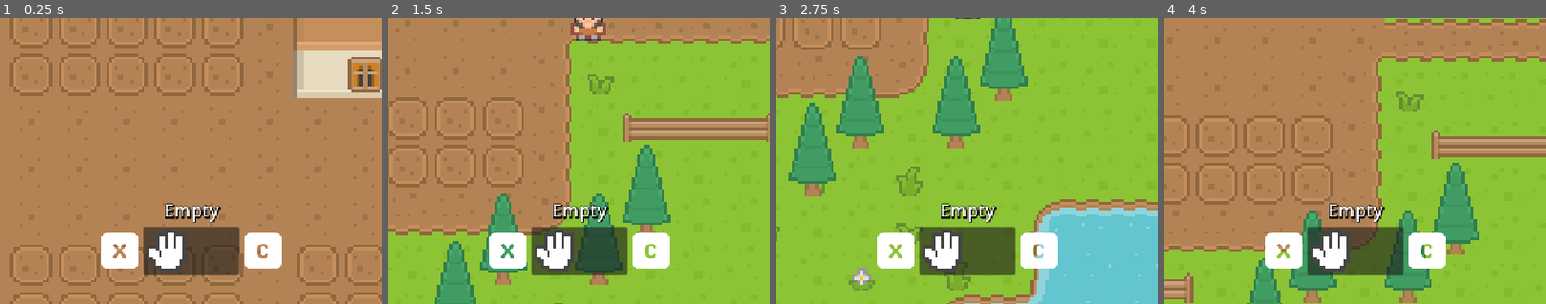
Above: before the commit, frames 1-4 (left to right).
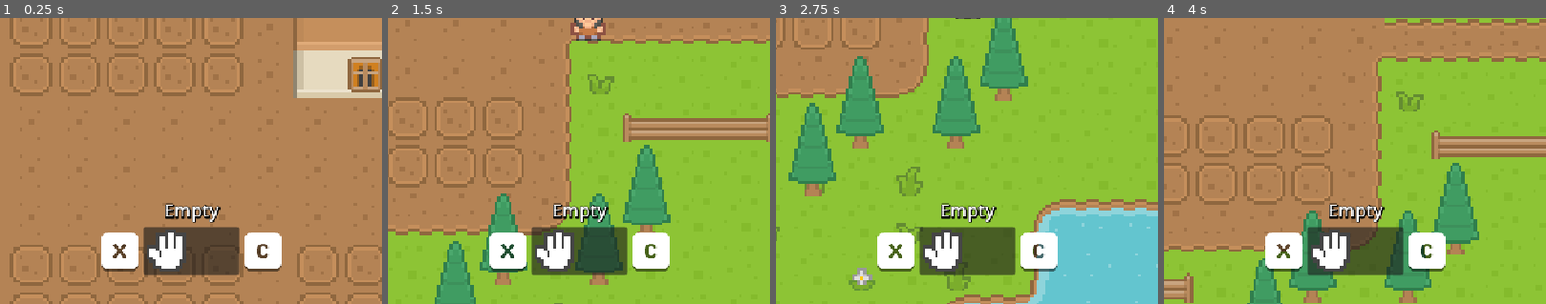
Above: after the commit, the same moments.

Repository: Kazakh-British-Technical-University/sunshine-farm
Game: Godot game, scene res://game.tscn
Two runs of this game, one before a commit and one after it. Both use one fixed random seed, a clock stepped at 60 frames per second and the inputs below.
Inputs:
- Up to frame 1 (0.25 s): no input
- Up to frame 2 (1.5 s): hold D (move_right) 0.53-1.28 s; tap E (interact) at 0.6, 1.35 s; hold S (move_down) from 1.28 s (still down)
- Up to frame 3 (2.75 s): release S (move_down) at 2.03 s; hold D (move_right) from 2.03 s (still down); tap E (interact) at 2.1 s
- Up to frame 4 (4 s): release D (move_right) at 2.78 s; hold W (move_up) 2.78-3.53 s; tap E (interact) at 2.85, 3.6 s; hold A (move_left) from 3.53 s (still down)
The pictures show only the part of the screen within x 25-75%, y 50-100%; the shares and areas given below are measured in that part.

The runs differ from the first frame. In frame 1, 0.4% of the frame differs, in the area x 26-74%, y 79-89%; in frame 2, 0.4%; in frame 3, 0.4%; in frame 4, 0.4%.

Commit message:
some improvements

Diff:
--- a/resources/items/carrot_seeds.tres
+++ b/resources/items/carrot_seeds.tres
@@ -1,7 +1,7 @@
 [gd_resource type="Resource" script_class="SeedItem" load_steps=4 format=3 uid="uid://d2ucn2lttq5ut"]
 
 [ext_resource type="Script" uid="uid://6wxufumhd66u" path="res://resources/items/seed_item.gd" id="1_33hg5"]
-[ext_resource type="Texture2D" uid="uid://kfhlyrqwl2m0" path="res://assets/textures/seeds..png" id="2_33hg5"]
+[ext_resource type="Texture2D" uid="uid://kfhlyrqwl2m0" path="res://assets/textures/seeds.png" id="2_33hg5"]
 
 [sub_resource type="AtlasTexture" id="AtlasTexture_ab2fg"]
 atlas = ExtResource("2_33hg5")
--- a/resources/items/pumpkn_seeds.tres
+++ b/resources/items/pumpkn_seeds.tres
@@ -1,7 +1,7 @@
 [gd_resource type="Resource" script_class="SeedItem" load_steps=4 format=3 uid="uid://2fpp5nkcg57a"]
 
 [ext_resource type="Script" uid="uid://6wxufumhd66u" path="res://resources/items/seed_item.gd" id="1_cfqsg"]
-[ext_resource type="Texture2D" uid="uid://kfhlyrqwl2m0" path="res://assets/textures/seeds..png" id="2_4a71u"]
+[ext_resource type="Texture2D" uid="uid://kfhlyrqwl2m0" path="res://assets/textures/seeds.png" id="2_4a71u"]
 
 [sub_resource type="AtlasTexture" id="AtlasTexture_obp72"]
 atlas = ExtResource("2_4a71u")
--- a/resources/items/wheat_seeds.tres
+++ b/resources/items/wheat_seeds.tres
@@ -1,7 +1,7 @@
 [gd_resource type="Resource" script_class="SeedItem" load_steps=4 format=3 uid="uid://ov4n0nt3w70h"]
 
 [ext_resource type="Script" uid="uid://6wxufumhd66u" path="res://resources/items/seed_item.gd" id="1_03w6n"]
-[ext_resource type="Texture2D" uid="uid://kfhlyrqwl2m0" path="res://assets/textures/seeds..png" id="2_ed8gk"]
+[ext_resource type="Texture2D" uid="uid://kfhlyrqwl2m0" path="res://assets/textures/seeds.png" id="2_ed8gk"]
 
 [sub_resource type="AtlasTexture" id="AtlasTexture_kphfd"]
 atlas = ExtResource("2_ed8gk")
--- a/scenes/ui/current_item_ui.tscn
+++ b/scenes/ui/current_item_ui.tscn
@@ -1,7 +1,8 @@
-[gd_scene load_steps=6 format=3 uid="uid://cortj6bsre7iy"]
+[gd_scene load_steps=7 format=3 uid="uid://cortj6bsre7iy"]
 
 [ext_resource type="Script" uid="uid://bwfyf18bcwuwj" path="res://scenes/ui/current_item_ui.gd" id="1_7h0m3"]
 [ext_resource type="Texture2D" uid="uid://dlhnnf5as7qeb" path="res://scenes/ui/keyboard_x.png" id="2_fiy0o"]
+[ext_resource type="Texture2D" uid="uid://dyxx2lxb44lld" path="res://scenes/ui/keyboard_empty.png" id="3_6mtlv"]
 [ext_resource type="Texture2D" uid="uid://du8pmsl1o3ht6" path="res://scenes/ui/keyboard_c.png" id="3_mbyu5"]
 
 [sub_resource type="LabelSettings" id="LabelSettings_viymd"]
@@ -45,6 +46,19 @@
 grow_vertical = 2
 texture = ExtResource("2_fiy0o")
 
+[node name="Shadow" type="TextureRect" parent="PromptLeft"]
+modulate = Color(0, 0, 0, 0.5)
+z_index = -1
+custom_minimum_size = Vector2(64, 64)
+layout_mode = 1
+anchors_preset = 9
+anchor_bottom = 1.0
+offset_top = 3.0
+offset_right = 64.0
+offset_bottom = 3.0
+grow_vertical = 2
+texture = ExtResource("3_6mtlv")
+
 [node name="PromptRight" type="TextureRect" parent="."]
 custom_minimum_size = Vector2(64, 64)
 layout_mode = 1
@@ -54,6 +68,19 @@
 offset_right = 192.0
 grow_vertical = 2
 texture = ExtResource("3_mbyu5")
+
+[node name="Shadow" type="TextureRect" parent="PromptRight"]
+modulate = Color(0, 0, 0, 0.5)
+z_index = -1
+custom_minimum_size = Vector2(64, 64)
+layout_mode = 1
+anchors_preset = 9
+anchor_bottom = 1.0
+offset_top = 3.0
+offset_right = 64.0
+offset_bottom = 3.0
+grow_vertical = 2
+texture = ExtResource("3_6mtlv")
 
 [node name="Amount" type="Label" parent="."]
 custom_minimum_size = Vector2(64, 0)
Binary file added: assets/textures/seeds-shape.png
Not shown, added: assets/textures/seeds-shape.png.import
Renamed: assets/textures/seeds..png -> assets/textures/seeds.png
Not shown, added: assets/textures/seeds.png.import
Binary file added: scenes/ui/keyboard_empty.png
Not shown, changed: scenes/ui/keyboard_empty.png.import
